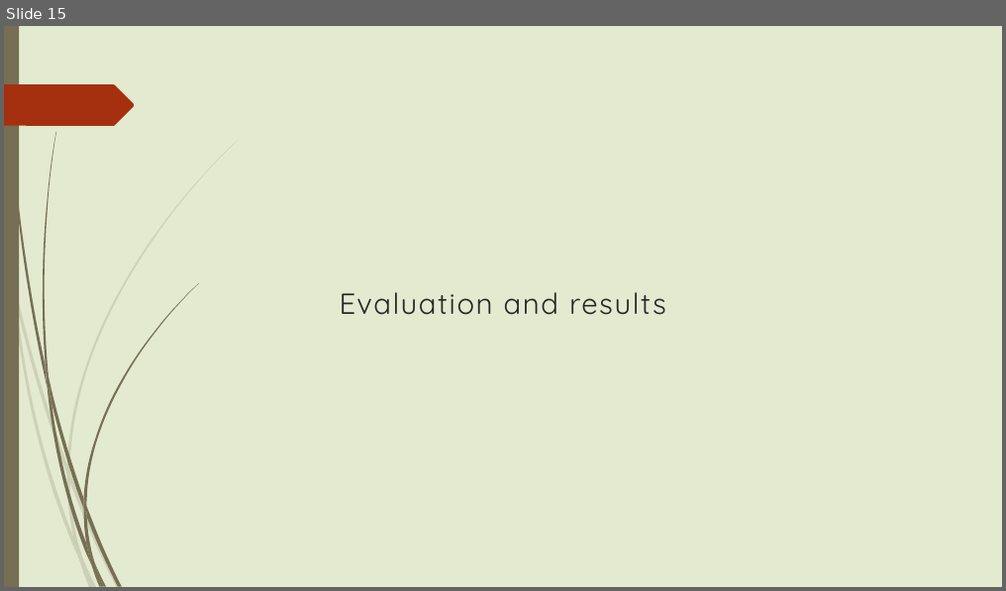
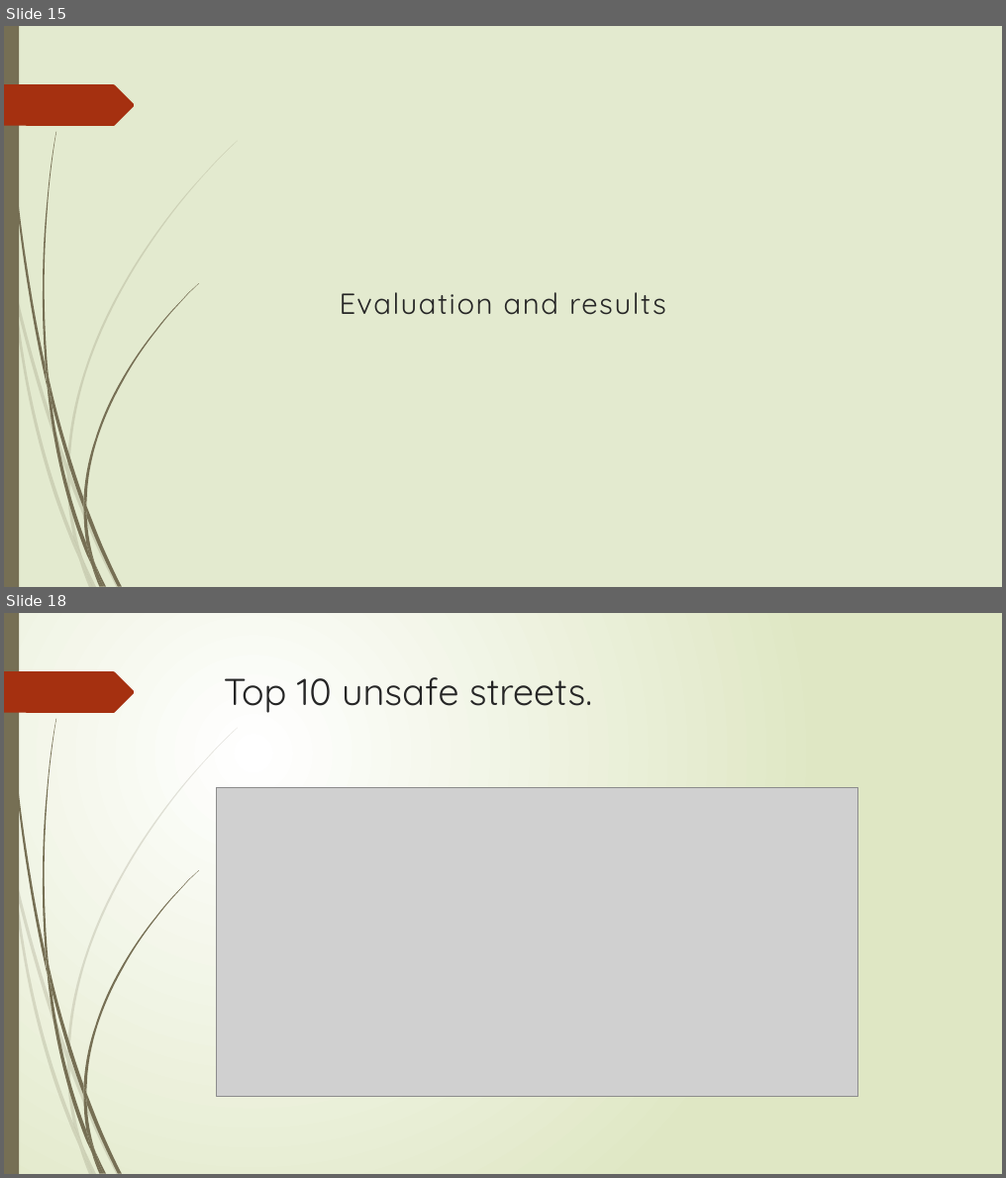
Before and after one commit to mitresh95/ImpactOfCrimeOnHousing, a slide deck: Presentation.pptx. Shown one above the other, each under a label of ours: slide 15 before the commit, slides 15 and 18 after it; the slides between them are not shown. The pictures are 1006x591 and 1006x1178 pixels, drawn with LibreOffice and Linux fonts; fonts in the diff are those of the drawing; grey boxes stand for pictures. Boxes give left, top, right and bottom in pixels: in the first picture for what was removed or moved away, otherwise in the second. Text is boxed around its words. In the diff, an @@ line names an element or a change of style, - is before the commit and + after.

```diff
--- a/Presentation.pptx
+++ b/Presentation.pptx
@@ slide 18 added at (4,613,1002,1174), background gradient #FFFFFF to #DFE8C4; not listed: 24 template elements that a slide beside it also shows @@
@@ title added at (224,677,592,713), 36 pt, text #262626 @@
+Top 10 unsafe streets.
@@ picture added at (217,787,858,1096) @@
```
Also in this commit, not shown: 1 slide changed, 10 other slides added.
